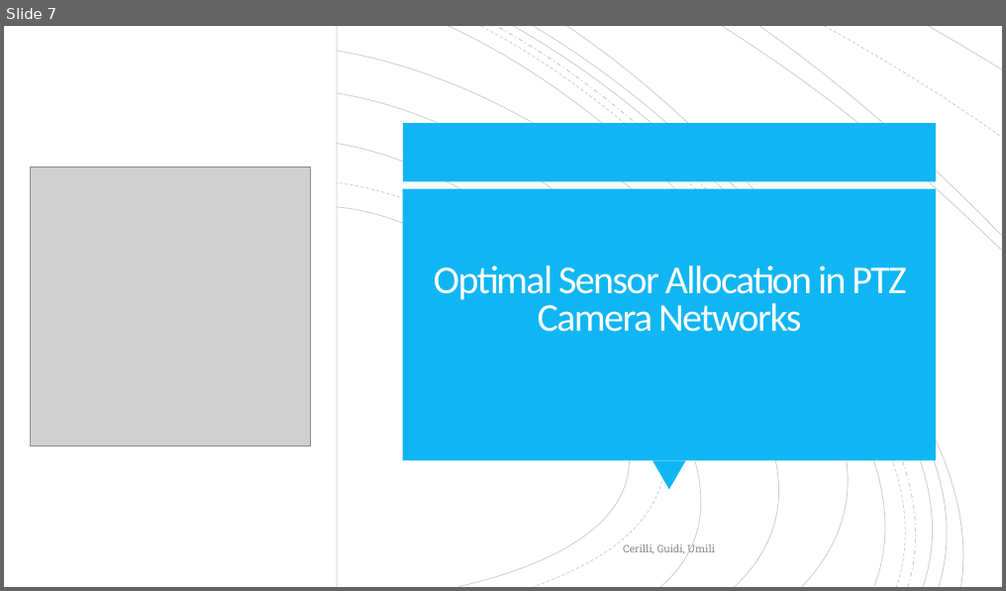
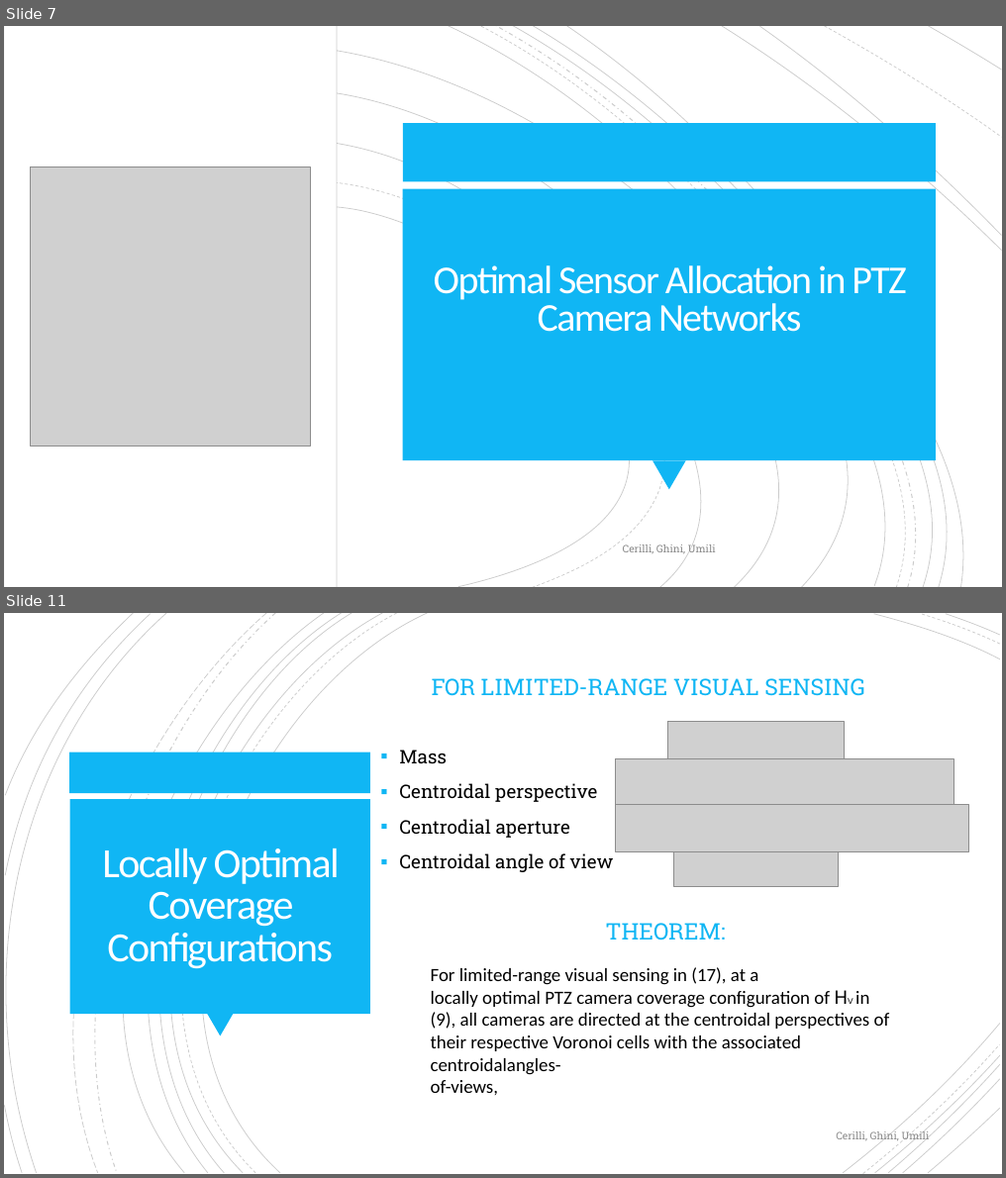
Before and after one commit to dinies/MultiRobot, a slide deck: Presentation.pptx. Shown one above the other, each under a label of ours: slide 7 before the commit, slides 7 and 11 after it; the slides between them are not shown. The pictures are 1006x591 and 1006x1178 pixels, drawn with LibreOffice and Linux fonts; fonts in the diff are those of the drawing; grey boxes stand for pictures. Boxes give left, top, right and bottom in pixels: in the first picture for what was removed or moved away, otherwise in the second. Text is boxed around its words. In the diff, an @@ line names an element or a change of style, - is before the commit and + after.

```diff
--- a/Presentation.pptx
+++ b/Presentation.pptx
@@ slide 11 added at (4, 613, 1002, 1174), background #FFFFFF @@
@@ group added at (4, 613, 1000, 1174): 21 freeform shapes @@
@@ text added at (432, 678, 864, 696), 22 pt, text #10B6F4 @@
+FOR LIMITED-RANGE VISUAL SENSING
@@ picture added at (668, 722, 844, 759) @@
@@ rectangle added at (70, 753, 371, 793), fill #10B6F4 @@
@@ text added at (399, 750, 614, 872), 18 pt, text #000000 @@
+▪ Mass
+▪ Centroidal perspective
+▪ Centrodial aperture
+▪ Centroidal angle of view
@@ picture added at (616, 759, 954, 811) @@
@@ rectangle added at (70, 799, 370, 1014), fill #10B6F4 @@
@@ picture added at (616, 805, 969, 851) @@
@@ title added at (102, 849, 340, 969), 40 pt, text #FFFEFF @@
+Locally Optimal Coverage Configurations
@@ picture added at (674, 852, 839, 886) @@
@@ text added at (606, 923, 726, 941), 22 pt, text #10B6F4 @@
+THEOREM:
@@ text added at (431, 967, 890, 1095), 18 pt, text #000000 @@
+For limited-range visual sensing in (17), at a
+locally optimal PTZ camera coverage configuration of HV in
+(9), all cameras are directed at the centroidal perspectives of
+their respective Voronoi cells with the associated centroidalangles-
+of-views,
@@ triangle added at (207, 1014, 233, 1037), fill #10B6F4 @@
@@ text added at (836, 1130, 930, 1143), 10 pt, text #8C8C8C @@
+Cerilli, Ghini, Umili
@@ slide 7 changed as well @@
@@ text at (623, 544, 716, 554): text changed @@
-Cerilli, Guidi, Umili
+Cerilli, Ghini, Umili
```
Also in this commit, not shown: 6 other slides changed, 7 other slides added.
